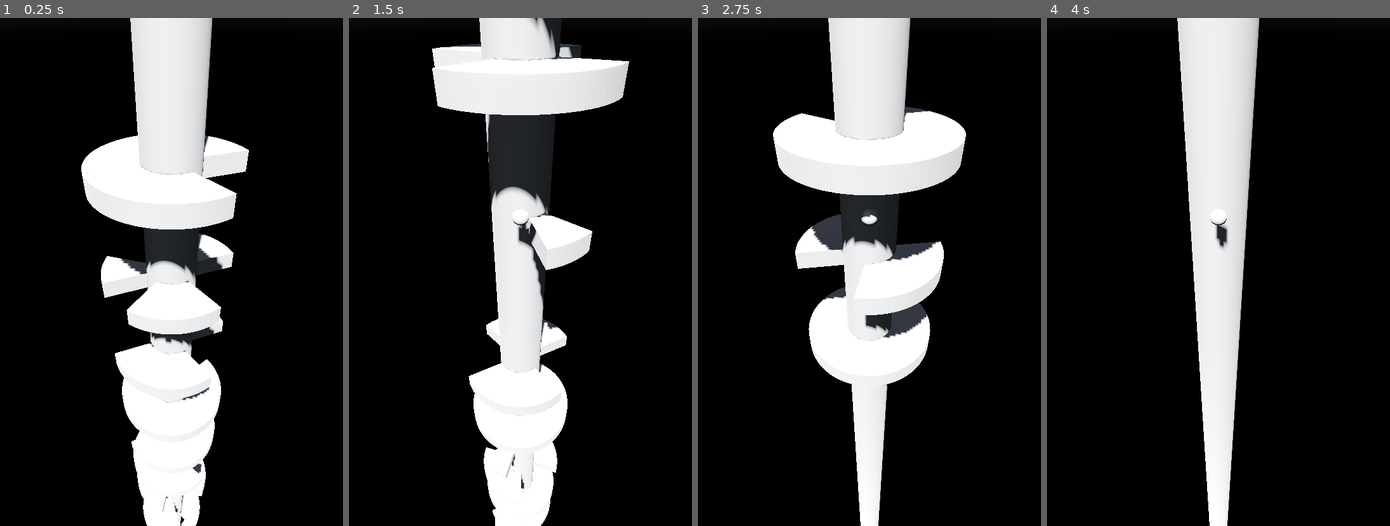
Above: before the commit, frames 1-4 (left to right).
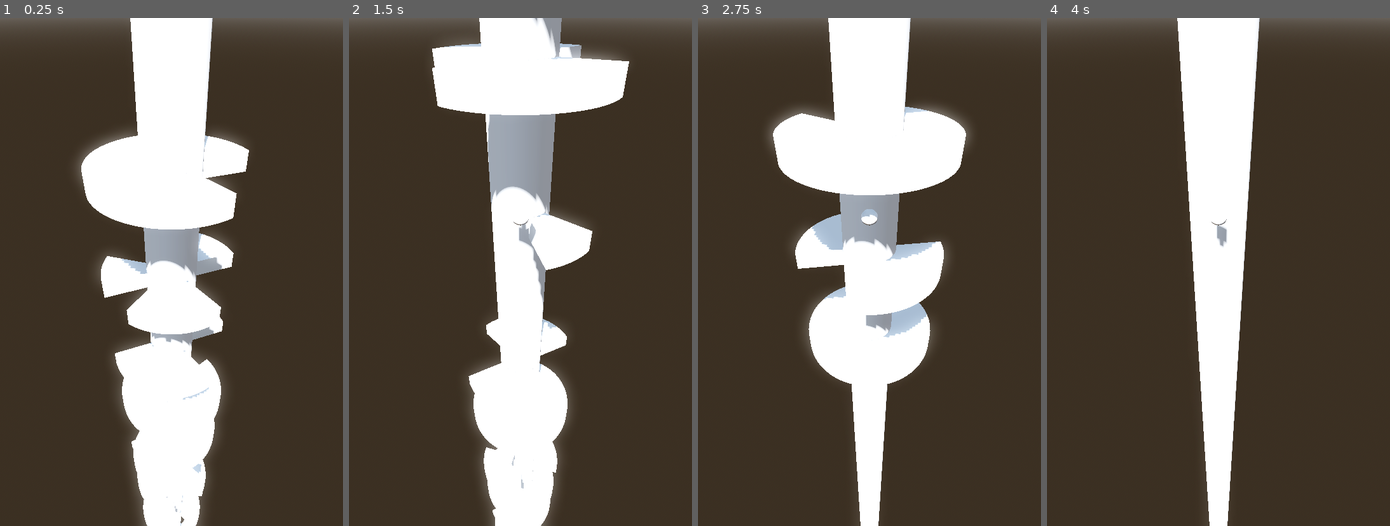
Above: after the commit, the same moments.

Repository: v1adem/HelixJumpClone
Game: Godot game, scene res://Scenes/game.tscn
The game is run twice, just before and just after one commit, with the same random seed, the same clock (stepped at 60 frames per second) and the same inputs.
Inputs:
- Up to frame 1 (0.25 s): no input
- Up to frame 2 (1.5 s): hold Right (right) 0.53-1.28 s; hold Left (left) from 1.28 s (still down)
- Up to frame 3 (2.75 s): release Left (left) at 2.03 s; hold Right (right) from 2.03 s (still down)
- Up to frame 4 (4 s): tap Enter at 3.5 s; release Right (right) at 3.53 s; hold Left (left) from 3.53 s (still down)

The runs differ from the first frame. In frame 1, 80% of the frame differs, in the area x 0-100%, y 0-100%; in frame 2, 83%; in frame 3, 82%; in frame 4, 90%.

Commit message:
added red platform

Diff:
--- a/Scenes/Levels/test_lvl.tscn
+++ b/Scenes/Levels/test_lvl.tscn
@@ -1,6 +1,7 @@
-[gd_scene load_steps=7 format=3 uid="uid://bqjtqygny4g6c"]
+[gd_scene load_steps=8 format=3 uid="uid://bqjtqygny4g6c"]
 
 [ext_resource type="PackedScene" uid="uid://3wodk6aw2bty" path="res://Scenes/Platforms/platform.glb" id="1_2edwe"]
+[ext_resource type="PackedScene" uid="uid://befkcbfxtjxrj" path="res://Scenes/Platforms/platformded.glb" id="1_116f3"]
 [ext_resource type="PackedScene" uid="uid://bv8vycuctsvjt" path="res://Scenes/Platforms/platform3.glb" id="2_wjlwc"]
 [ext_resource type="PackedScene" uid="uid://bb77s4y2g71sg" path="res://Scenes/Platforms/platform2.glb" id="3_x45nj"]
 [ext_resource type="PackedScene" uid="uid://b514u3hbs4gxr" path="res://Scenes/Platforms/platformonepart.glb" id="4_7f3qq"]
@@ -15,6 +16,9 @@
 transform = Transform3D(0.7, 0, 0, 0, 100.001, 0, 0, 0, 0.7, 0, -92.1965, 0)
 mesh = SubResource("CylinderMesh_5xp8o")
 surface_material_override/0 = SubResource("StandardMaterial3D_a7co6")
+
+[node name="platformded" parent="." instance=ExtResource("1_116f3")]
+transform = Transform3D(0.71037, 0, 0.703829, 0, 1, 0, -0.703829, 0, 0.71037, -0.01, -10.499, 0)
 
 [node name="platform" parent="." instance=ExtResource("1_2edwe")]
 
--- a/Scenes/game.tscn
+++ b/Scenes/game.tscn
@@ -5,19 +5,18 @@
 [ext_resource type="PackedScene" uid="uid://by5qqqripjrah" path="res://Scenes/ball.tscn" id="3_ddg10"]
 [ext_resource type="Script" path="res://Scripts/test_lvl.gd" id="3_vw816"]
 
-[sub_resource type="PhysicalSkyMaterial" id="PhysicalSkyMaterial_twca4"]
+[sub_resource type="ProceduralSkyMaterial" id="ProceduralSkyMaterial_orbx2"]
+sky_horizon_color = Color(0.64625, 0.65575, 0.67075, 1)
+ground_horizon_color = Color(0.64625, 0.65575, 0.67075, 1)
 
 [sub_resource type="Sky" id="Sky_py8jp"]
-sky_material = SubResource("PhysicalSkyMaterial_twca4")
+sky_material = SubResource("ProceduralSkyMaterial_orbx2")
 
 [sub_resource type="Environment" id="Environment_12bx2"]
 background_mode = 2
-background_color = Color(0.137255, 0.184314, 0.129412, 1)
 sky = SubResource("Sky_py8jp")
 tonemap_mode = 2
 glow_enabled = true
-fog_enabled = true
-fog_light_energy = 0.33
 
 [node name="Game" type="Node3D"]
 script = ExtResource("1_aaec2")
--- a/project.godot
+++ b/project.godot
@@ -12,7 +12,7 @@
 
 config/name="Helix Jump Clone"
 run/main_scene="res://Scenes/game.tscn"
-config/features=PackedStringArray("4.1", "Mobile")
+config/features=PackedStringArray("4.0", "Mobile")
 config/icon="res://icon.svg"
 
 [display]
Binary file added: Scenes/Platforms/platformded.glb
Not shown, added: Scenes/Platforms/platformded.glb.import
Binary file added: Scenes/Platforms/platformded_Коло.png
Not shown, added: Scenes/Platforms/platformded_Коло.png.import
